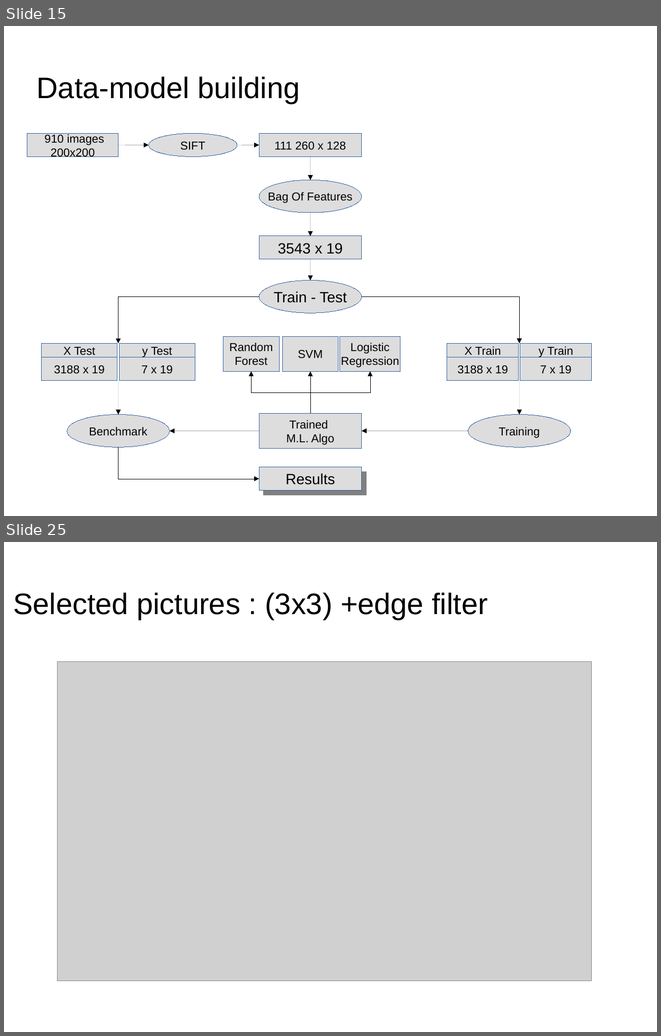
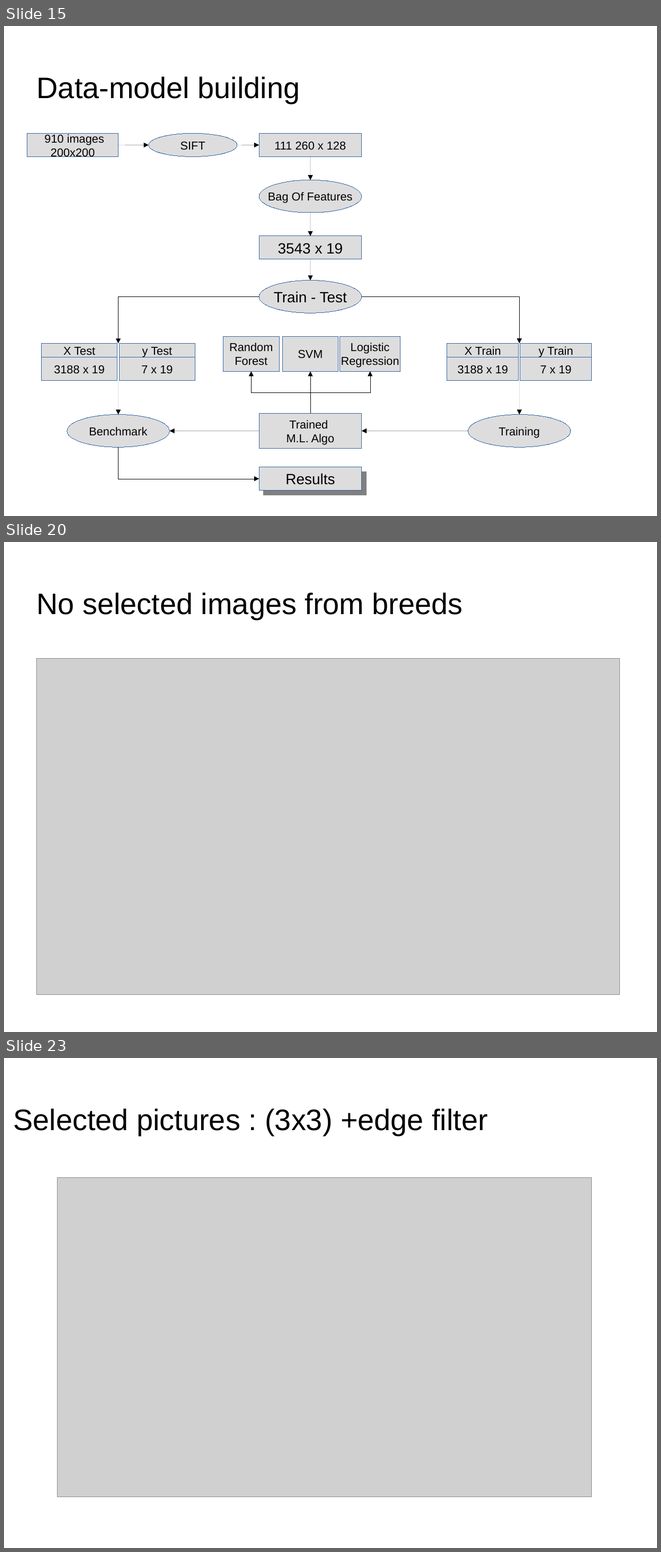
Before and after one commit to dataforcast/OC_Datascientist, a slide deck: P7/report/Openclassrooms_ParcoursDatascientist_P7-V1.odp. Shown one above the other, each under a label of ours: slides 15 and 25 before the commit, slides 15, 20 and 23 after it; the slides between them are not shown. The pictures are 661x1036 and 661x1552 pixels, drawn with LibreOffice and Linux fonts; fonts in the diff are those of the drawing; grey boxes stand for pictures; background and template pictures are left out. Boxes give left, top, right and bottom in pixels: in the first picture for what was removed or moved away, otherwise in the second. Text is boxed around its words. In the diff, an @@ line names an element or a change of style, - is before the commit and + after.

```diff
--- a/P7/report/Openclassrooms_ParcoursDatascientist_P7-V1.odp
+++ b/P7/report/Openclassrooms_ParcoursDatascientist_P7-V1.odp
@@ slide 20 added at [4, 542, 657, 1032], background picture (left out) @@
@@ title added at [37, 592, 463, 619], 36 pt, text #000000 @@
+No selected images from breeds
@@ picture added at [36, 659, 620, 995] @@
@@ what was slide 25 is now slide 23 @@
```
Also in this commit, not shown: 4 slides changed, 6 other slides added, 6 other files.
